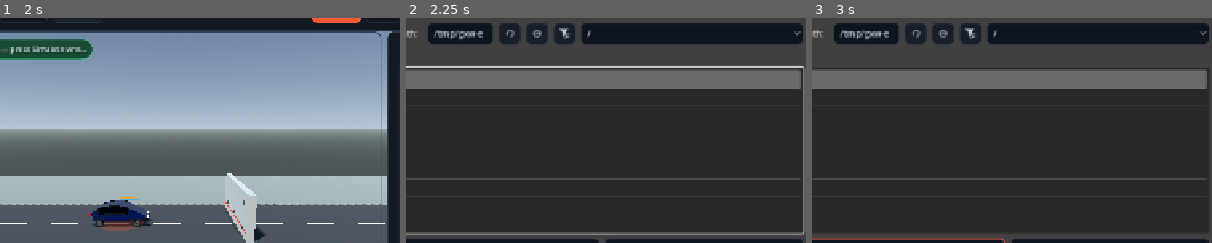
Above: before the commit, frames 1-3 (left to right).
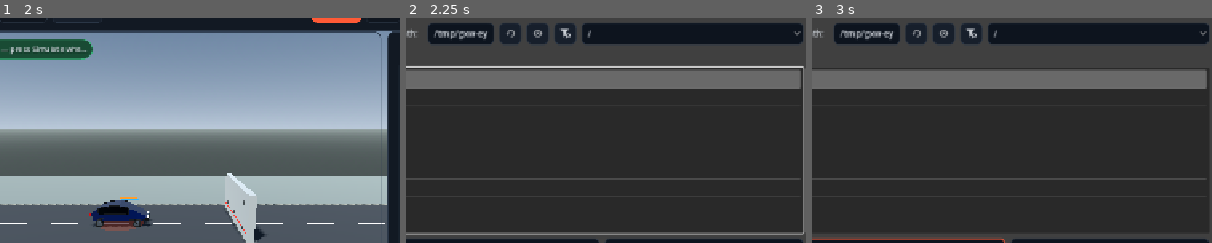
Above: after the commit, the same moments.

Repository: ArrowSK/crashvector
Game: Godot game, scene res://app/main.tscn
Same seed, same stepped clock (60 frames per second), same inputs: the game is played once before the commit and once after it.
Inputs (mouse positions are % of the whole screen's width and height, from its top left):
- Up to frame 1 (2 s): click "New" at 0.5 s; click "New" at 1.25 s
- Up to frame 2 (2.25 s): click "Open" at 2 s
- Up to frame 3 (3 s): click (36, 59) at 2.77 s; type "12" at 2.85 s
The pictures show only the part of the screen within x 28-78%, y 7-57%; the shares and areas given below are measured in that part.

Frame 1 is identical in both runs. In frame 2, 0.2% of the frame differs, in the area x 19-47%, y 3-11%; in frame 3, 0.2%.

Commit message:
M11: bound anti-inversion guard damping by group motion

Diff:
--- a/src/structural/structural_longitudinal_guard.gd
+++ b/src/structural/structural_longitudinal_guard.gd
@@ -64,7 +64,27 @@
 	var span_rate := (front_velocity - rear_velocity).dot(forward_axis)
 	var closing_speed := maxf(-span_rate, 0.0)
 	var spring_force := stiffness_n_m * current_compression_m
-	var damping_force := damping_n_s_m * closing_speed
+	var raw_damping_force := damping_n_s_m * closing_speed
+	var damping_force := raw_damping_force
+
+	# The guard acts between two complete protected-cell cross-sections. Bound
+	# its viscous term using the effective mass of those two groups, exactly as
+	# the M11 beam/contact dampers are bounded for their local relative DOF. The
+	# previous unbounded group damper could remove the same shared motion again
+	# after several member dampers had already acted during an explicit substep,
+	# producing an impossible cumulative energy ledger even when geometry stayed
+	# stable and symmetric.
+	var rear_mass := _group_mass(nodes, rear_indices)
+	var front_mass := _group_mass(nodes, front_indices)
+	var inverse_mass_sum := 0.0
+	if rear_mass > 0.0:
+		inverse_mass_sum += 1.0 / rear_mass
+	if front_mass > 0.0:
+		inverse_mass_sum += 1.0 / front_mass
+	if inverse_mass_sum > 0.0 and closing_speed > 0.000001:
+		var maximum_damping_force := closing_speed / (inverse_mass_sum * delta_s)
+		damping_force = minf(raw_damping_force, maximum_damping_force)
+
 	var requested_force := spring_force + damping_force
 	var total_force := minf(requested_force, maximum_force_n)
 	if total_force <= 0.0:
@@ -74,7 +94,13 @@
 
 	_distribute_force(nodes, front_indices, forward_axis * total_force)
 	_distribute_force(nodes, rear_indices, -forward_axis * total_force)
-	damping_energy_j += applied_damping_force * closing_speed * delta_s
+	if inverse_mass_sum > 0.0 and closing_speed > 0.000001:
+		var effective_mass := 1.0 / inverse_mass_sum
+		var damping_only_after_speed := maxf(closing_speed - applied_damping_force * inverse_mass_sum * delta_s, 0.0)
+		damping_energy_j += maxf(
+			0.5 * effective_mass * (closing_speed * closing_speed - damping_only_after_speed * damping_only_after_speed),
+			0.0
+		)
 
 func rotate_y(angle_rad: float) -> void:
 	if is_zero_approx(angle_rad):
@@ -107,6 +133,14 @@
 		if index >= 0 and index < nodes.size():
 			nodes[index].add_force(share)
 
+func _group_mass(nodes: Array[StructuralNode], indices: PackedInt32Array) -> float:
+	var mass := 0.0
+	for index in indices:
+		if index < 0 or index >= nodes.size() or nodes[index].pinned:
+			continue
+		mass += nodes[index].mass_kg
+	return mass
+
 func _average_position(nodes: Array[StructuralNode], indices: PackedInt32Array) -> Vector3:
 	var result := Vector3.ZERO
 	var count := 0
